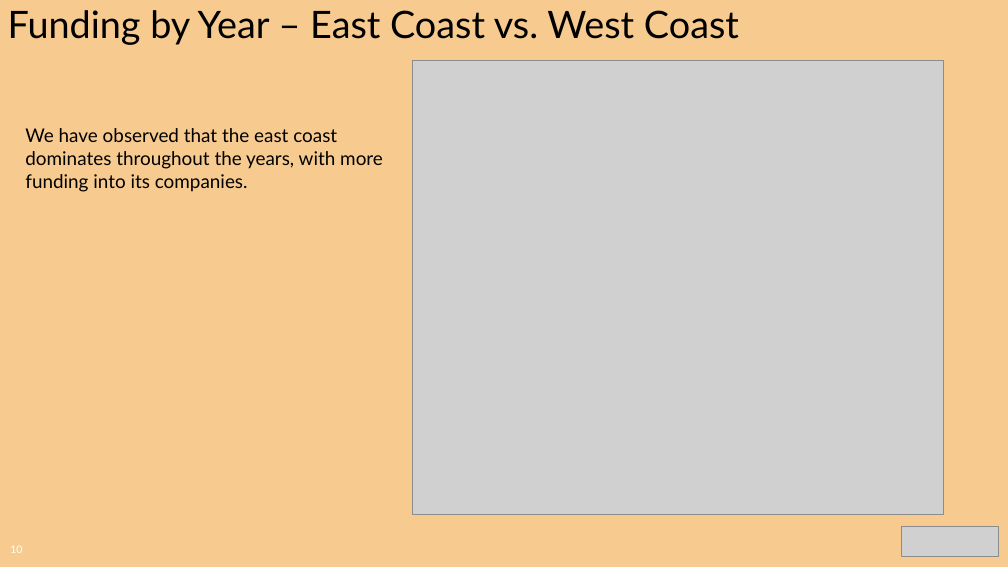
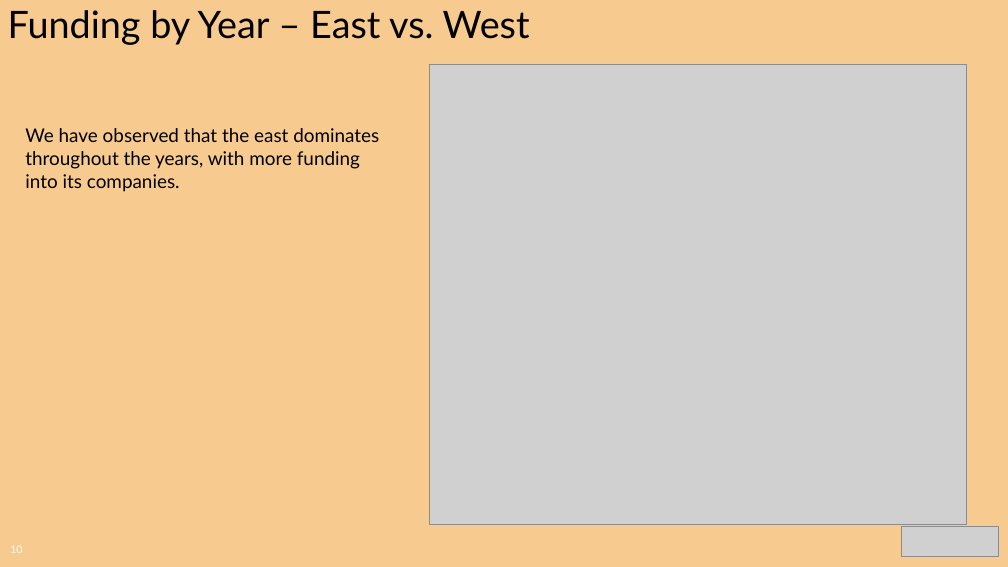
Before and after one commit to CharlesPBiggar/Data-Analytics-Project-1, a slide deck: slide 10 of Presentation/GiterDun Presentation.pptx. Drawn at 1008x567 pixels with LibreOffice and Linux fonts; fonts in the diff are those of the drawing; grey boxes stand for pictures; background and template pictures are left out. Boxes give left, top, right and bottom in pixels: in the first picture for what was removed or moved away, otherwise in the second. Text is boxed around its words. In the diff, an @@ line names an element or a change of style, - is before the commit and + after.

```diff
--- a/Presentation/GiterDun Presentation.pptx
+++ b/Presentation/GiterDun Presentation.pptx
@@ title at [8,10,530,45]: text changed @@
-Funding by Year – East Coast vs. West Coast
+Funding by Year – East vs. West
@@ picture: place and size @@
-picture at [413,60,943,514]
+picture at [430,64,967,525]
@@ text at [25,128,379,192]: text changed @@
-We have observed that the east coast dominates throughout the years, with more funding into its companies.
+We have observed that the east dominates throughout the years, with more funding into its companies.
```
Also in this commit, not shown: 1 other slide changed, 3 other files.
